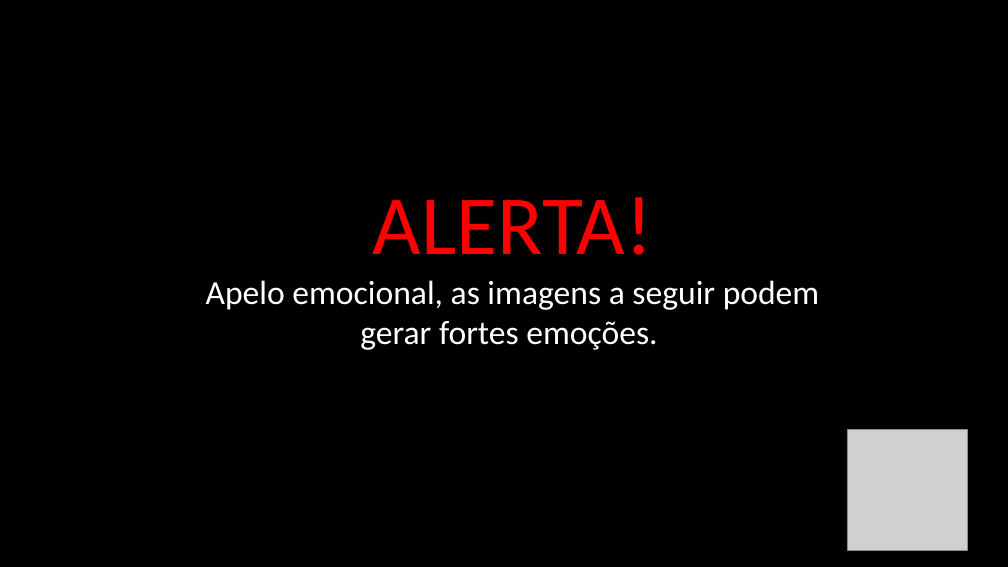
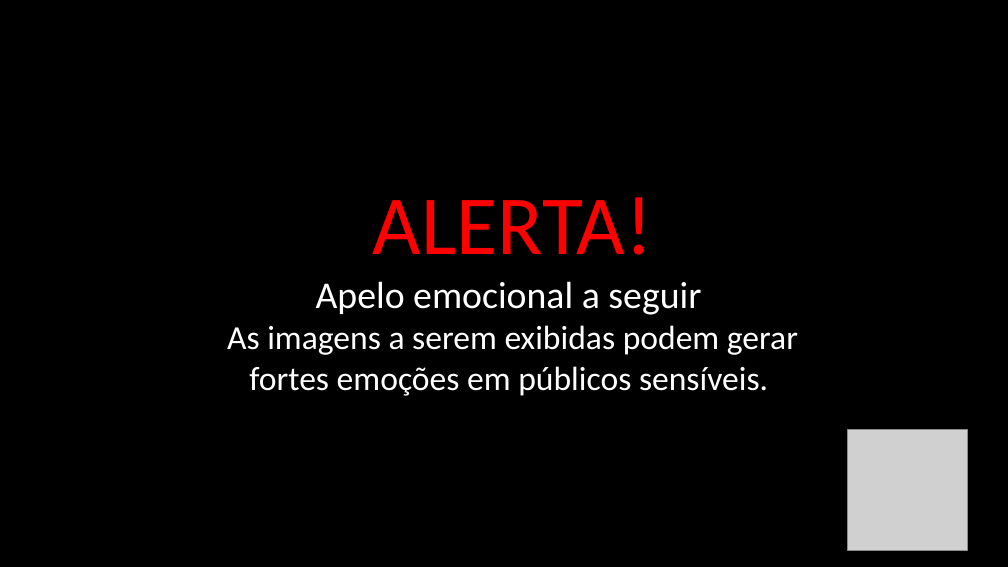
Before and after one commit to julialima1999/Limpeza_organiza-o, a slide deck: slide 7 of Apresentação/Limpeza e Organização_sugestao.pptx. Drawn at 1008x567 pixels with LibreOffice and Linux fonts; fonts in the diff are those of the drawing; grey boxes stand for pictures. Boxes give left, top, right and bottom in pixels: in the first picture for what was removed or moved away, otherwise in the second. Text is boxed around its words. In the diff, an @@ line names an element or a change of style, - is before the commit and + after.

```diff
--- a/Apresentação/Limpeza e Organização_sugestao.pptx
+++ b/Apresentação/Limpeza e Organização_sugestao.pptx
@@ text at (227, 281, 798, 396): text changed @@
-Apelo emocional, as imagens a seguir podem gerar fortes emoções.
+Apelo emocional a seguir
+As imagens a serem exibidas podem gerar fortes emoções em públicos sensíveis.
```
Also in this commit, not shown: 6 other slides changed, 2 slides added.
